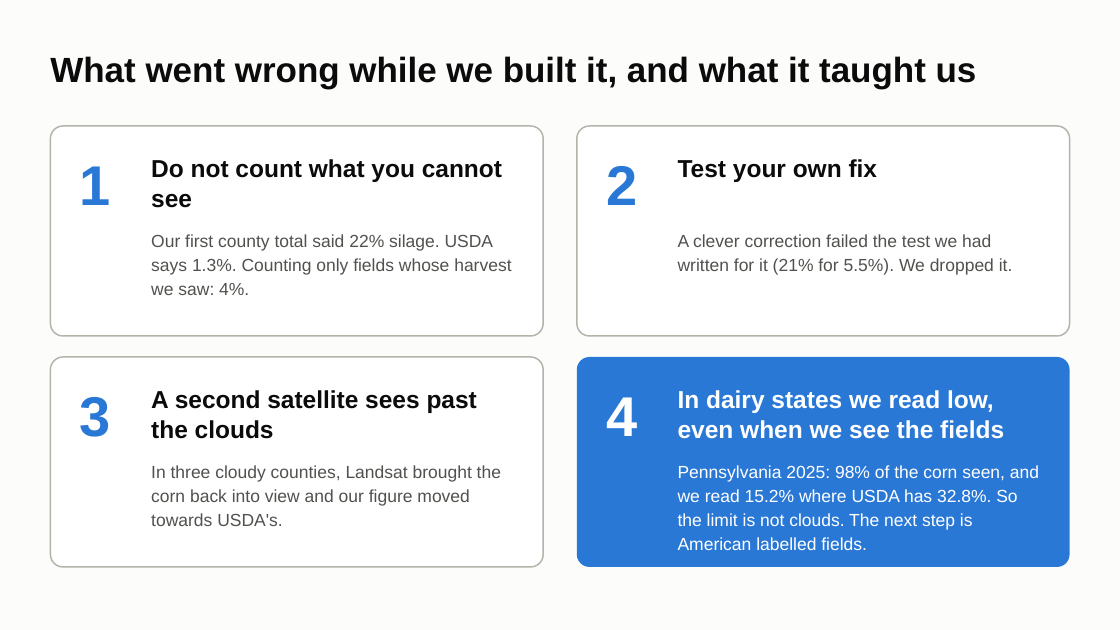
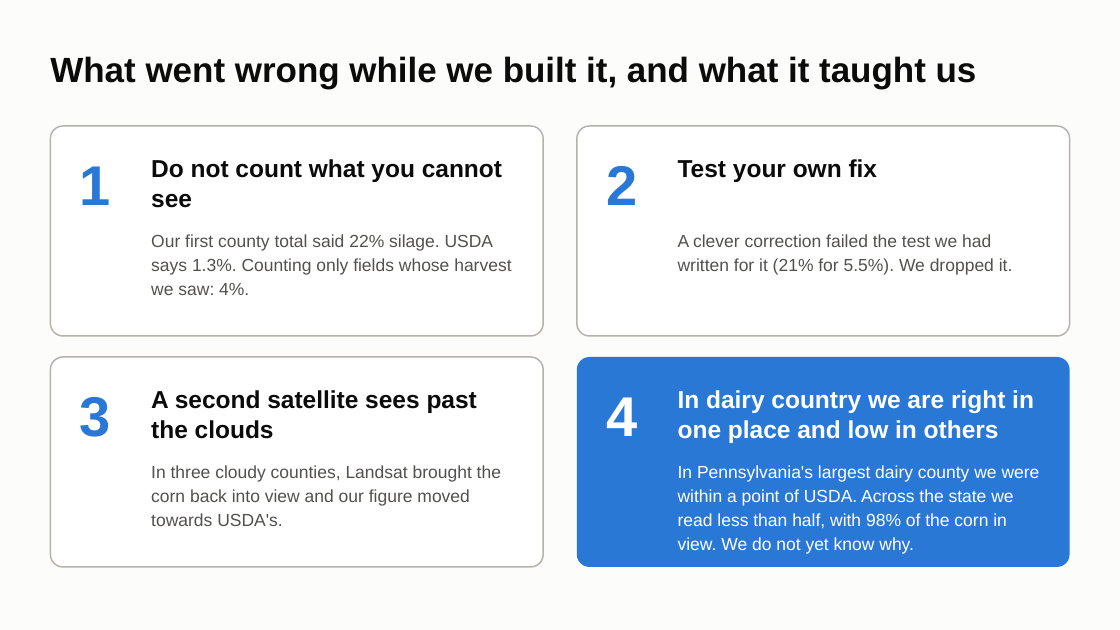
Before and after one commit to ChenSiyun1234/FieldVision, a slide deck: slide 8 of handoff/presentation/FieldVision_model_story.pptx. Drawn at 1120x630 pixels with LibreOffice and Linux fonts; fonts in the diff are those of the drawing. Boxes give left, top, right and bottom in pixels: in the first picture for what was removed or moved away, otherwise in the second. Text is boxed around its words. In the diff, an @@ line names an element or a change of style, - is before the commit and + after.

```diff
--- a/handoff/presentation/FieldVision_model_story.pptx
+++ b/handoff/presentation/FieldVision_model_story.pptx
@@ text at bbox=[678, 390, 1034, 443]: text changed @@
-In dairy states we read low, even when we see the fields
+In dairy country we are right in one place and low in others
@@ text at bbox=[678, 465, 1040, 554]: text changed @@
-Pennsylvania 2025: 98% of the corn seen, and we read 15.2% where USDA has 32.8%. So the limit is not clouds. The next step is American labelled fields.
+In Pennsylvania's largest dairy county we were within a point of USDA. Across the state we read less than half, with 98% of the corn in view. We do not yet know why.
```
Also in this commit, not shown: 4 other slides changed, 2 other files.
